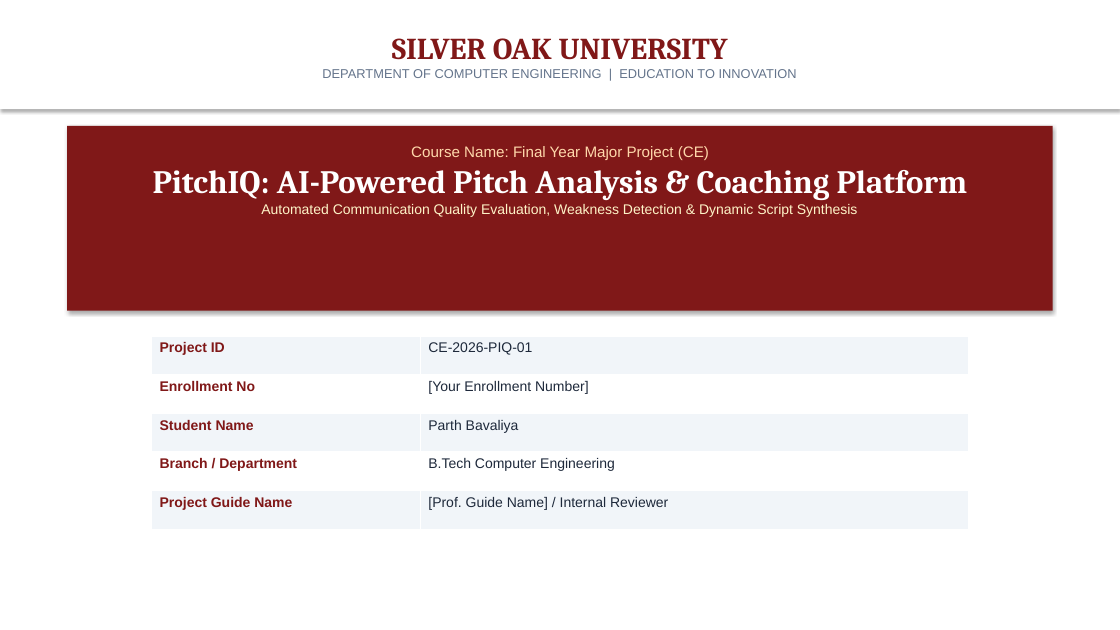
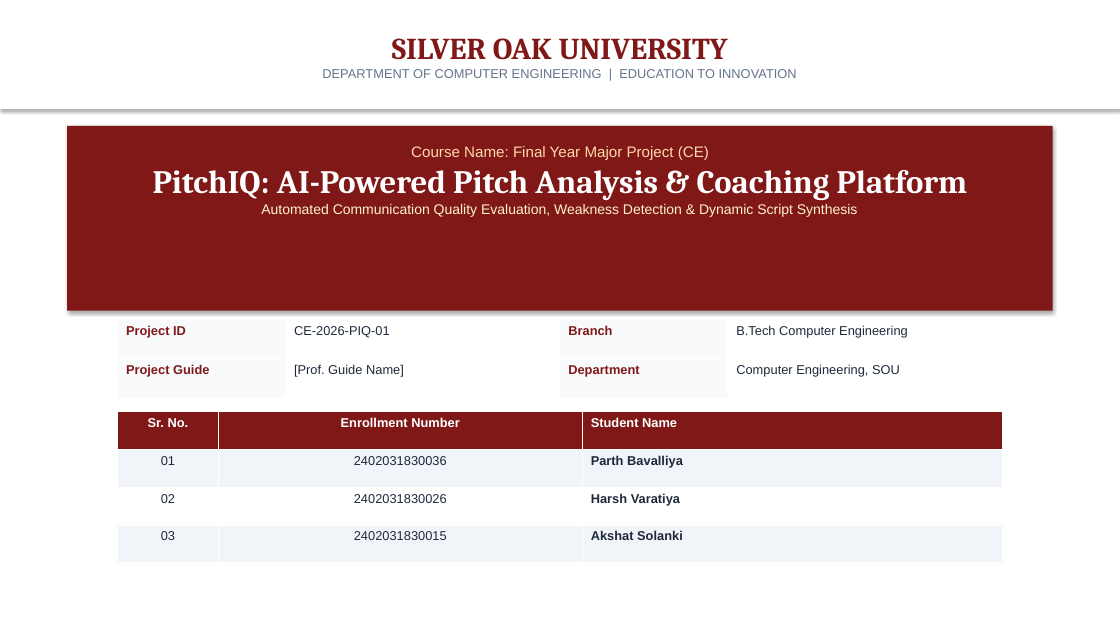
Before and after one commit to PARTHBAVALIYA/pitchiq, a slide deck: slide 1 of PitchIQ_SilverOak_Presentation.pptx. Drawn at 1120x630 pixels with LibreOffice and Linux fonts; fonts in the diff are those of the drawing. Boxes give left, top, right and bottom in pixels: in the first picture for what was removed or moved away, otherwise in the second. Text is boxed around its words. In the diff, an @@ line names an element or a change of style, - is before the commit and + after.

Commit message:
Update team members and enrollment numbers in PPT and Research Paper PDF

```diff
--- a/PitchIQ_SilverOak_Presentation.pptx
+++ b/PitchIQ_SilverOak_Presentation.pptx
@@ table at [118,319,1003,399] @@
-Project ID | CE-2026-PIQ-01
-Enrollment No | [Your Enrollment Number]
-Student Name | Parth Bavaliya
-Branch / Department | B.Tech Computer Engineering
-Project Guide Name | [Prof. Guide Name] / Internal Reviewer
+Project ID | CE-2026-PIQ-01 | Branch | B.Tech Computer Engineering
+Project Guide | [Prof. Guide Name] | Department | Computer Engineering, SOU
@@ table: place and size @@
-table at [151,336,969,529]
+table at [118,319,1003,399]
@@ table added at [118,412,1002,563], 4 rows, 3 columns @@
+Sr. No. | Enrollment Number | Student Name
+01 | 2402031830036 | Parth Bavalliya
+02 | 2402031830026 | Harsh Varatiya
+03 | 2402031830015 | Akshat Solanki
```
Also in this commit, not shown: 1 other file.
